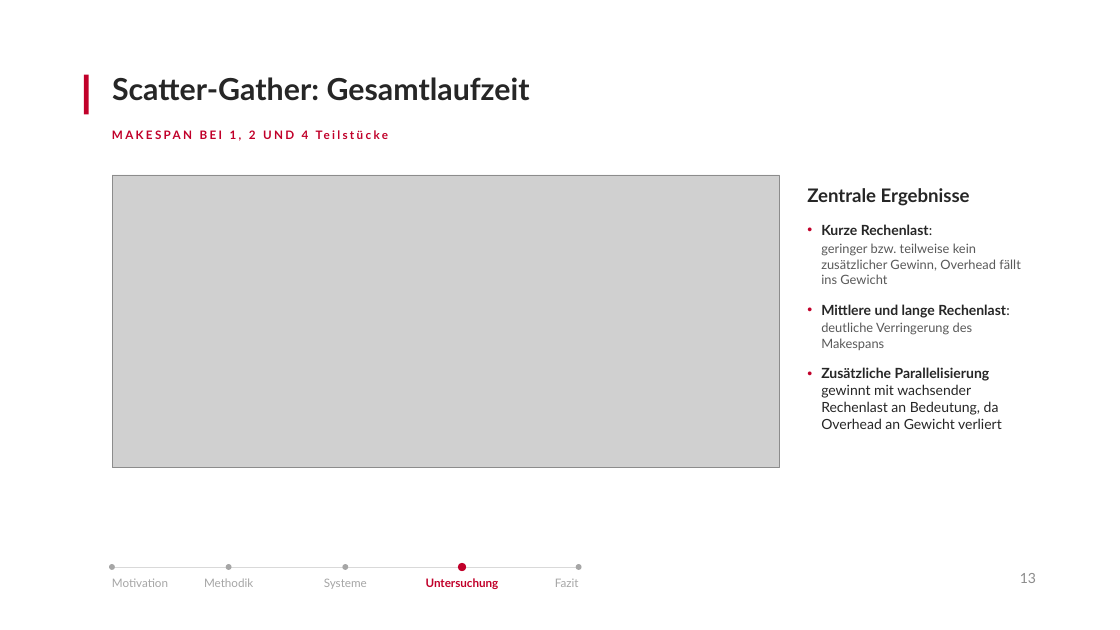
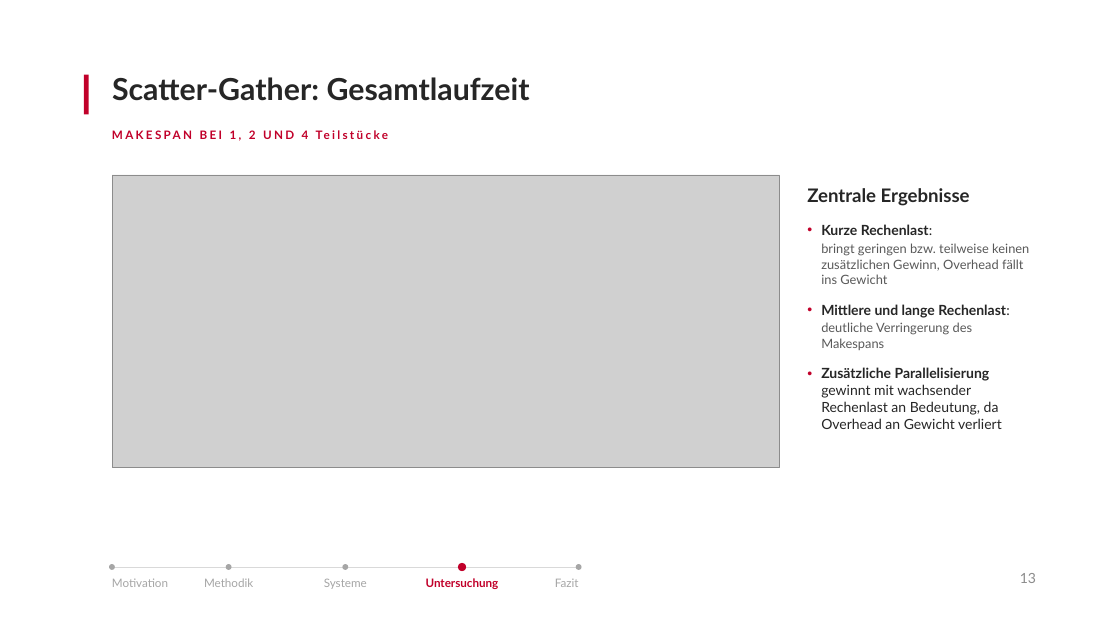
Before and after one commit to antahiri/bachelorarbeit-wms, a slide deck: slide 13 of Präsentation-Kolloqium.pptx. Drawn at 1120x630 pixels with LibreOffice and Linux fonts; fonts in the diff are those of the drawing; grey boxes stand for pictures. Boxes give left, top, right and bottom in pixels: in the first picture for what was removed or moved away, otherwise in the second. Text is boxed around its words. In the diff, an @@ line names an element or a change of style, - is before the commit and + after.

```diff
--- a/Präsentation-Kolloqium.pptx
+++ b/Präsentation-Kolloqium.pptx
@@ text at (821, 243, 1029, 284): text changed @@
-geringer bzw. teilweise kein zusätzlicher Gewinn, Overhead fällt ins Gewicht
+bringt geringen bzw. teilweise keinen zusätzlichen Gewinn, Overhead fällt ins Gewicht
```
Also in this commit, not shown: 1 other slide changed, 4 slides added.
